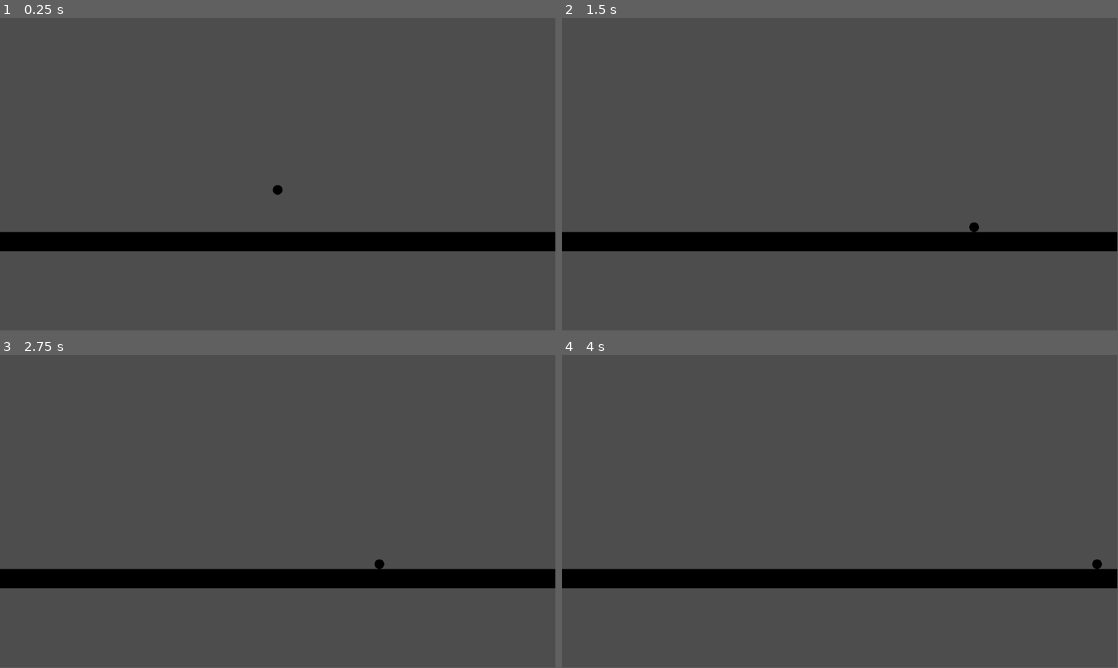
Above: before the commit, frames 1-4 (two rows, left to right).
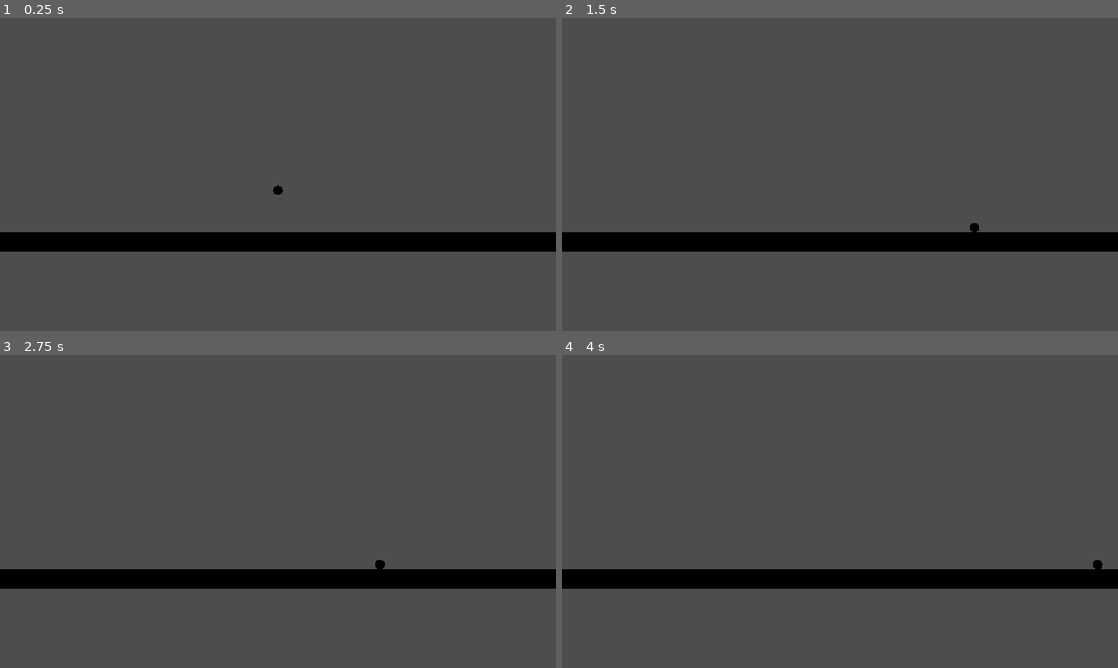
Above: after the commit, the same moments.

Repository: unjerry/GGJ2026Test
Game: Godot game, scene res://main/main.tscn
The game is run twice, just before and just after one commit, with the same random seed, the same clock (stepped at 60 frames per second) and the same inputs. The project has no main scene, so this scene is started directly.
Inputs (mouse positions are in pixels of both pictures, inside the frame that each line leads up to):
- Up to frame 1 (0.25 s): no input
- Up to frame 2 (1.5 s): tap Enter at 0.5 s; move the mouse to (962, 158) at 0.52 s; hold D (move_right) from 0.53 s (still down); tap Shift (dash) at 0.6, 1.35 s; tap Space (jump) at 0.77 s; move the mouse to (728, 190) at 1.27 s
- Up to frame 3 (2.75 s): tap Space (jump) at 1.52, 2 s; move the mouse to (333, 442) at 2.02 s; release D (move_right) at 2.03 s; hold A (move_left) from 2.03 s (still down); tap Shift (dash) at 2.1 s
- Up to frame 4 (4 s): tap Enter at 2.75 s; move the mouse to (812, 574) at 2.77 s; release A (move_left) at 2.78 s; hold D (move_right) from 2.78 s (still down); tap Shift (dash) at 2.85, 3.6 s; tap Space (jump) at 3.02, 3.5, 3.77 s; move the mouse to (1006, 558) at 3.52 s
In our replay, the window is 799x449 before the commit and 800x450 after it. These sizes can differ from the game's own. Grey fills any space a smaller window leaves; there, only what the larger window draws over its background counts as a difference.

The runs differ from the first frame. In frame 1, 0.2% of the frame differs, in the area x 0-100%, y 53-75%; in frame 2, 0.2%; in frame 3, 0.2%; in frame 4, 0.2%.

Commit message:
A tutorialUI/* trans/* -m translation csv & popup tutorial ui

Diff:
--- a/maingame/project.godot
+++ b/maingame/project.godot
@@ -14,9 +14,17 @@
 config/features=PackedStringArray("4.5", "GL Compatibility")
 config/icon="res://icon.svg"
 
+[display]
+
+window/stretch/mode="canvas_items"
+
 [gui]
 
 theme/default_font_multichannel_signed_distance_field=true
+
+[internationalization]
+
+locale/translations=PackedStringArray("res://trans/trans.en.translation", "res://trans/trans.zh_CN.translation")
 
 [rendering]
 
--- /dev/null
+++ b/maingame/trans/trans.csv
@@ -0,0 +1,6 @@
+key,en,zh_CN
+ui.use,Use,使用
+ui.start,Start,开始
+ui.quit,Quit,退出
+ui.move_hint,to move around,来左右移动
+ui.period,.,。
--- /dev/null
+++ b/maingame/tutorialUI/UI.tres
@@ -0,0 +1,20 @@
+[gd_resource type="Theme" load_steps=2 format=3 uid="uid://2dfilxv0lnph"]
+
+[sub_resource type="StyleBoxFlat" id="StyleBoxFlat_dckrv"]
+content_margin_left = 0.0
+content_margin_top = 0.0
+content_margin_right = 0.0
+content_margin_bottom = 0.0
+bg_color = Color(0.101960786, 0.101960786, 0.101960786, 0.15294118)
+corner_radius_top_left = 3
+corner_radius_top_right = 3
+corner_radius_bottom_right = 3
+corner_radius_bottom_left = 3
+corner_detail = 5
+
+[resource]
+MarginContainer/constants/margin_bottom = 10
+MarginContainer/constants/margin_left = 10
+MarginContainer/constants/margin_right = 10
+MarginContainer/constants/margin_top = 10
+PanelContainer/styles/panel = SubResource("StyleBoxFlat_dckrv")
--- /dev/null
+++ b/maingame/tutorialUI/popup.tscn
@@ -0,0 +1,55 @@
+[gd_scene load_steps=3 format=3 uid="uid://bc88h4q2xmvod"]
+
+[ext_resource type="Theme" uid="uid://2dfilxv0lnph" path="res://tutorialUI/UI.tres" id="1_ceelg"]
+[ext_resource type="Texture2D" uid="uid://cn1oavouy7nvi" path="res://tutorialUI/wasd.png" id="2_ceelg"]
+
+[node name="popup" type="Control"]
+layout_mode = 3
+anchor_left = 0.66700006
+anchor_top = 0.67600006
+anchor_right = 0.957
+anchor_bottom = 0.93700004
+offset_left = -0.3840332
+offset_top = -0.048034668
+offset_right = -0.46398926
+offset_bottom = -0.17602539
+grow_horizontal = 0
+grow_vertical = 0
+theme = ExtResource("1_ceelg")
+
+[node name="PanelContainer" type="PanelContainer" parent="."]
+layout_mode = 1
+anchors_preset = 15
+anchor_right = 1.0
+anchor_bottom = 1.0
+grow_horizontal = 2
+grow_vertical = 2
+
+[node name="MarginContainer" type="MarginContainer" parent="PanelContainer"]
+layout_mode = 2
+
+[node name="Hint_AD" type="HFlowContainer" parent="PanelContainer/MarginContainer"]
+layout_mode = 2
+size_flags_vertical = 3
+
+[node name="Label_use" type="Label" parent="PanelContainer/MarginContainer/Hint_AD"]
+layout_mode = 2
+text = "ui.use"
+
+[node name="Label_AD" type="Label" parent="PanelContainer/MarginContainer/Hint_AD"]
+layout_mode = 2
+text = "A & D "
+
+[node name="Image_wasd" type="TextureRect" parent="PanelContainer/MarginContainer/Hint_AD"]
+custom_minimum_size = Vector2(64, 64)
+layout_mode = 2
+texture = ExtResource("2_ceelg")
+expand_mode = 1
+
+[node name="Label_movehint" type="Label" parent="PanelContainer/MarginContainer/Hint_AD"]
+layout_mode = 2
+text = "ui.move_hint"
+
+[node name="Label_period" type="Label" parent="PanelContainer/MarginContainer/Hint_AD"]
+layout_mode = 2
+text = "ui.period"
Not shown, added: maingame/export_presets.cfg
Not shown, added: maingame/trans/trans.csv.import
Binary file added: maingame/trans/trans.en.translation
Binary file added: maingame/trans/trans.zh_CN.translation
Binary file added: maingame/tutorialUI/wasd.jpg
Not shown, added: maingame/tutorialUI/wasd.jpg.import
Binary file added: maingame/tutorialUI/wasd.png
Not shown, added: maingame/tutorialUI/wasd.png.import
